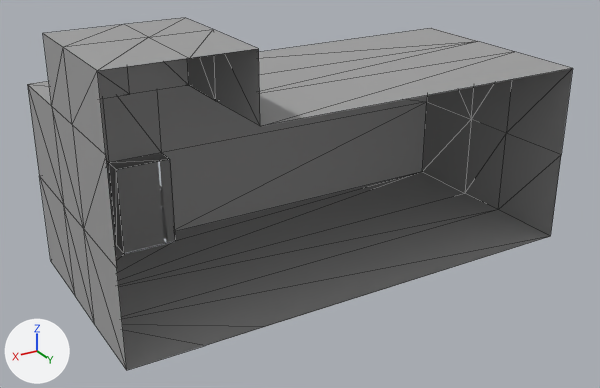
A saved change to the FBX model Assets/Resources/101_DevelopPJHScene/8_Models/out/npchome/npchome@out_open_s.FBX.
The view is the same before and after, from a 50 mm camera at (5.09, 6.94, 3.39) aimed at (0.24, -1.14, -0.65). Lighting does not change. The marker at lower left points along +X, +Y and +Z. Mesh edges are drawn as thin lines on the coarser meshes. Where no turn or scale is listed for an object, it has been applied to the vertices.
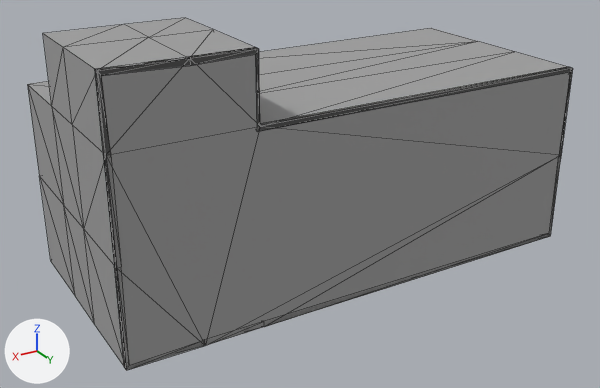
The change in detail:
me_mesh_001 is used by ob_box001; location (0.0, 0.0, 0.0).
me_mesh_001 had 49 vertices, 82 faces and spanned x -2.98..2.98, y -2.69..0.04, z -1.54..1.54.
me_mesh_001 now has 98 vertices, 196 faces and spans x -2.98..2.98, y -2.69..0.04, z -1.54..1.54.
Part 1, on me_mesh_001:
34 vertices are added at x -2.95..2.95, y -2.65..0.04, z -1.5..1.5.
10 new vertices lie (0.0, 1.0, 0.0) away from vertices in x -2.95..2.95, y -0.96, z -1.49..1.49.
5 new vertices lie (0.0, -0.71, 0.0) away from vertices in x -2.95..2.95, y -0.96, z -1.49..0.72.
114 new faces join them.
Mesh me_mesh_002 is new.
It has 24 vertices, 44 faces and spans x -2.98..2.98, y -0.02..0.04, z -1.54..1.54.
It uses material mat_03___default (grey #9f9f9f).
Object 'Object002' (ob_object002) is new; it shows me_mesh_002.
Its location is (0.0, 0.0, 0.0).

What differs and where, as boxes (x1, y1, x2, y2) in the pictures (600 x 388 px):
'Object002', added: after (95, 47, 572, 370)
part 1 of me_mesh_001, added: after (98, 49, 573, 370)
'Object001', unchanged, covered by the edit: before (112, 156, 175, 253)
